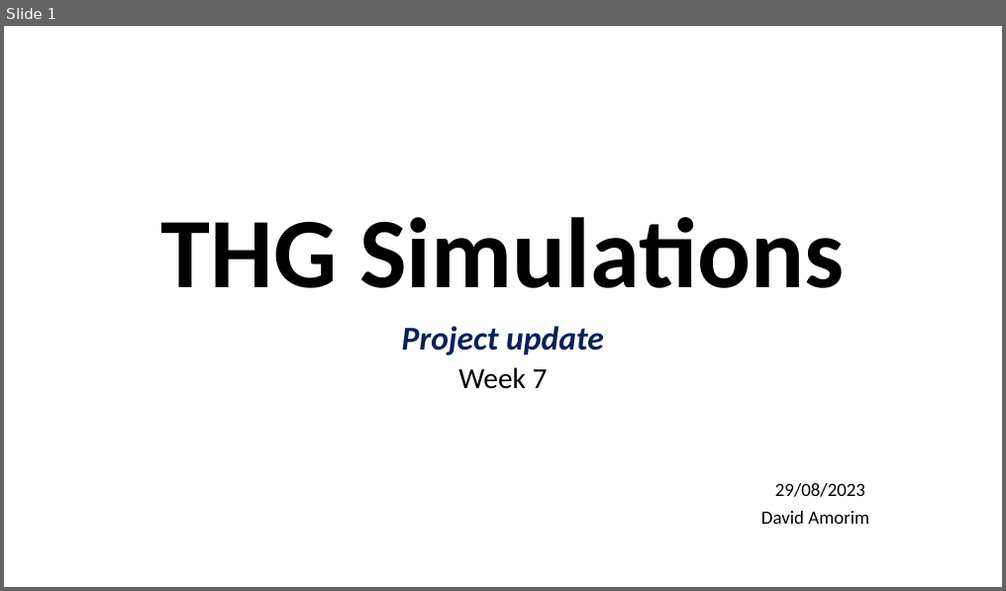
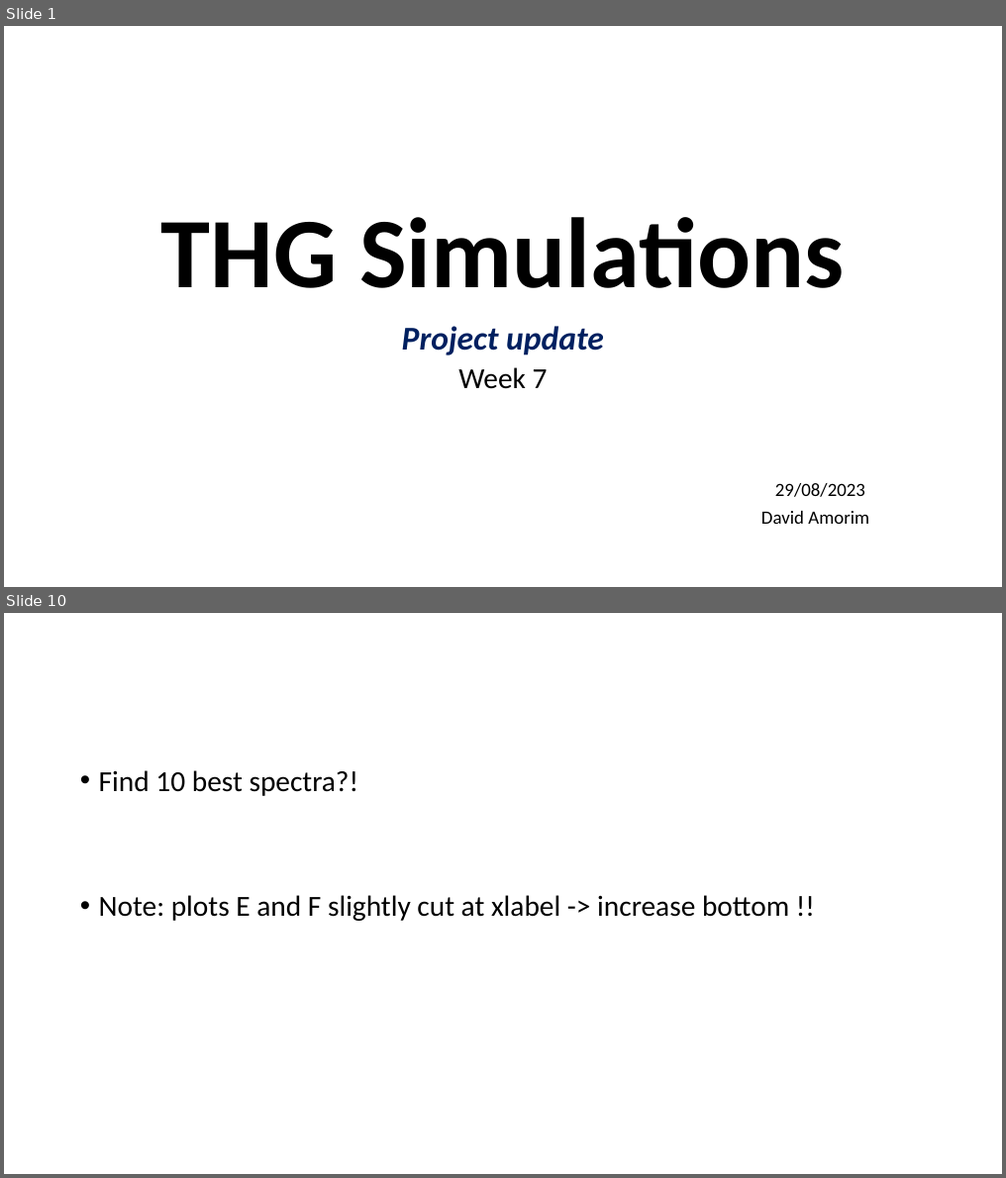
Before and after one commit to david-f-amorim/Simulating-THG-of-few-femtosecond-pulses-in-a-noble-gas-, a slide deck: presentations/DESY - Week 7.pptx. Shown one above the other, each under a label of ours: slide 1 before the commit, slides 1 and 10 after it; the slides between them are not shown. The pictures are 1006x591 and 1006x1178 pixels, drawn with LibreOffice and Linux fonts; fonts in the diff are those of the drawing. Boxes give left, top, right and bottom in pixels: in the first picture for what was removed or moved away, otherwise in the second. Text is boxed around its words. In the diff, an @@ line names an element or a change of style, - is before the commit and + after.

```diff
--- a/presentations/DESY - Week 7.pptx
+++ b/presentations/DESY - Week 7.pptx
@@ slide 10 added at (4,613,1002,1174), background #FFFFFF @@
@@ text added at (99,770,789,921), 28 pt, text #000000 @@
+• Find 10 best spectra?!
+• Note: plots E and F slightly cut at xlabel -> increase bottom !!
```
Also in this commit, not shown: 2 slides changed, 6 other slides added, 17 other files.
